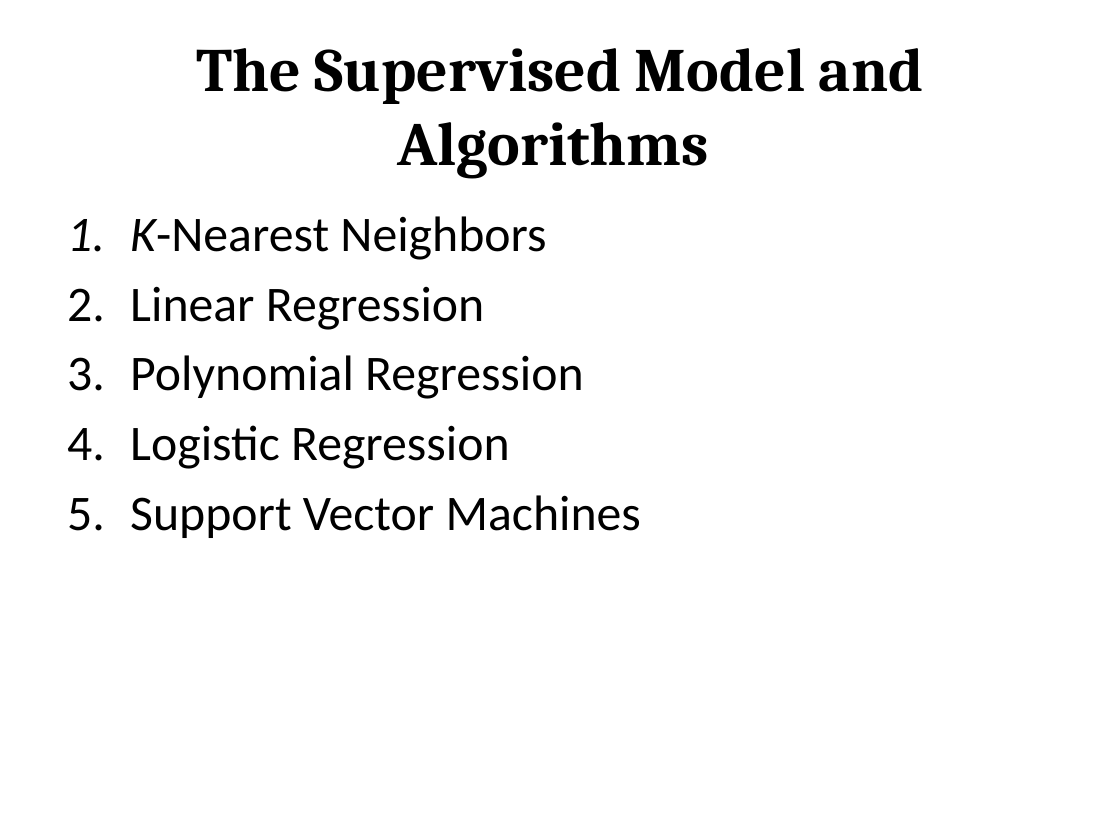
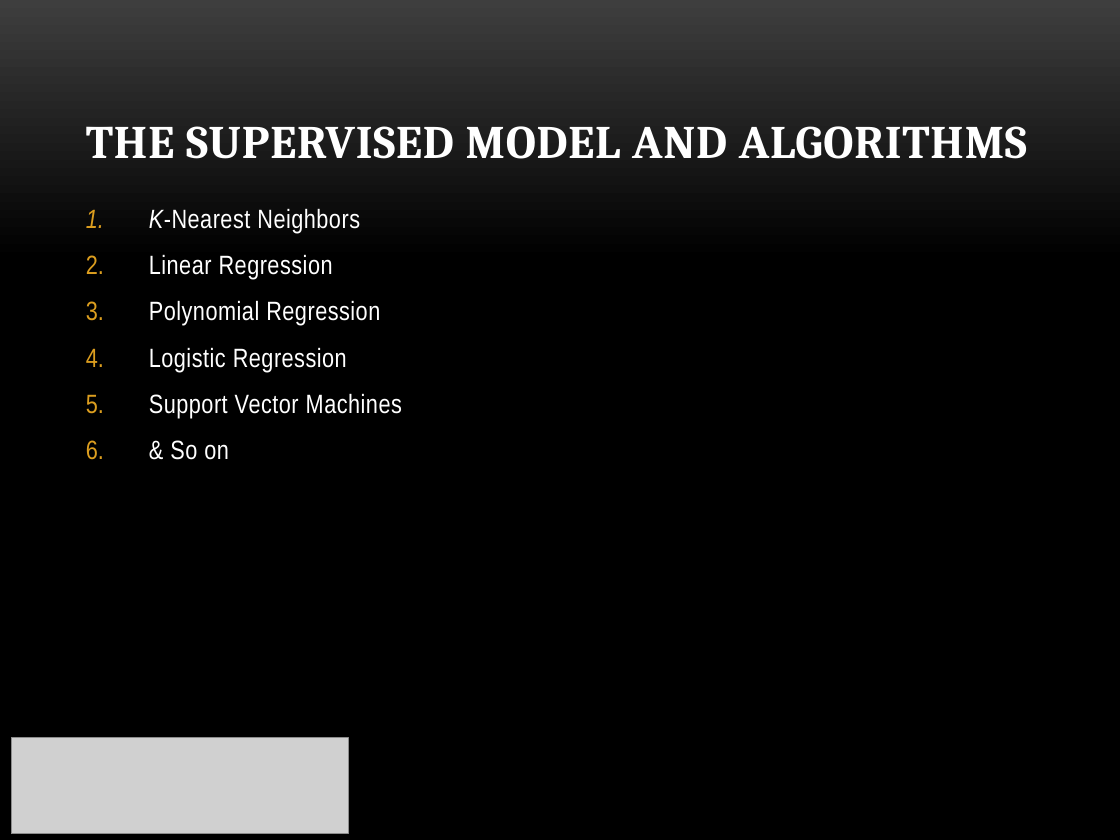
Before and after one commit to markus0708/Workshop_Python_-_ML, a slide deck: slide 7 of Part II Supervised_Learning/Supervised Learning.pptx. Drawn at 1120x840 pixels with LibreOffice and Linux fonts; fonts in the diff are those of the drawing; grey boxes stand for pictures; background and template pictures are left out. Boxes give left, top, right and bottom in pixels: in the first picture for what was removed or moved away, otherwise in the second. Text is boxed around its words. In the diff, an @@ line names an element or a change of style, - is before the commit and + after.

Commit message:
edit Supervised_Learning

```diff
--- a/Part II Supervised_Learning/Supervised Learning.pptx
+++ b/Part II Supervised_Learning/Supervised Learning.pptx
@@ background #FFFFFF to picture (left out) @@
@@ title "THE SUPERVISED MODEL AND ALGORITHMS" at box(86, 126, 1027, 159): vertical alignment middle to bottom @@
@@ title at box(86, 126, 1027, 159): text changed; size 39.6 to 30 pt; text colour #000000 to #FFFFFF @@
-The Supervised Model and Algorithms
+THE SUPERVISED MODEL AND ALGORITHMS
@@ text "K-Nearest Neighbors": place and size @@
-text "K-Nearest Neighbors" at box(130, 216, 641, 538)
+text "K-Nearest Neighbors" at box(149, 208, 402, 460)
@@ text at box(149, 208, 402, 418): size 32 to 17 pt, font Calibri to Arial Narrow, text colour #000000 to #FFFFFF, letter spacing 0 to 0.3 pt; more space between paragraphs @@
@@ text at box(170, 440, 229, 460): paragraph added @@
+6. & So on
@@ picture added at box(11, 737, 348, 833) @@
```
Also in this commit, not shown: 7 other slides changed, 3 slides added, 2 slides removed, 2 other files.
